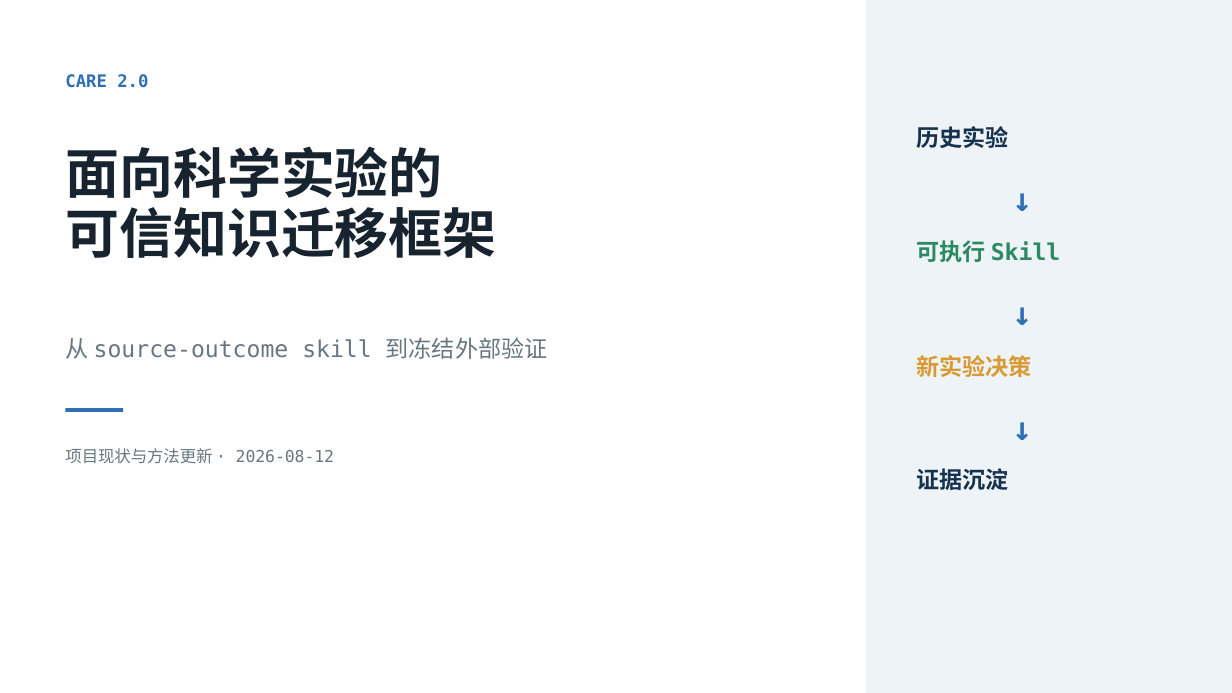
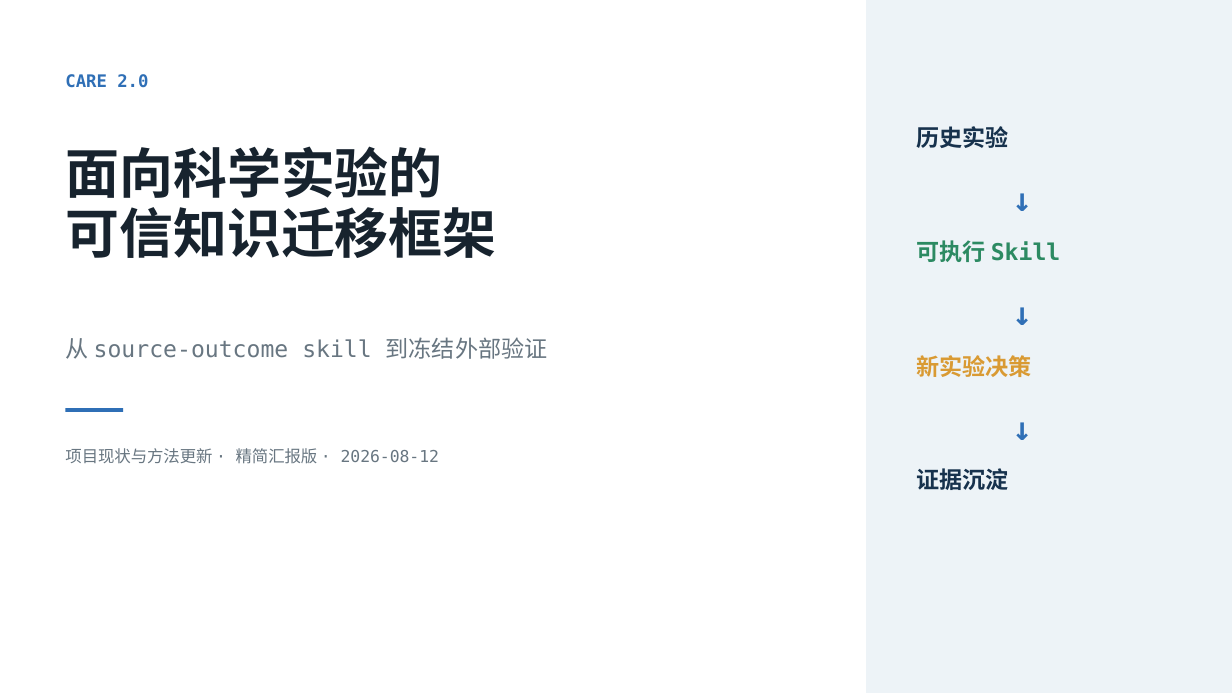
Before and after one commit to SHITIANYU-hue/CARE2.0, a slide deck: slide 1 of CARE2.0_current_status_2026-08-12.pptx. Drawn at 1232x693 pixels with LibreOffice and Linux fonts; fonts in the diff are those of the drawing. Boxes give left, top, right and bottom in pixels: in the first picture for what was removed or moved away, otherwise in the second. Text is boxed around its words. In the diff, an @@ line names an element or a change of style, - is before the commit and + after.

```diff
--- a/CARE2.0_current_status_2026-08-12.pptx
+++ b/CARE2.0_current_status_2026-08-12.pptx
@@ text at <box>65,448,439,464</box>: text changed @@
-项目现状与方法更新 · 2026-08-12
+项目现状与方法更新 · 精简汇报版 · 2026-08-12
```
Also in this commit, not shown: 15 other slides changed, 15 slides removed, 1 other file.
